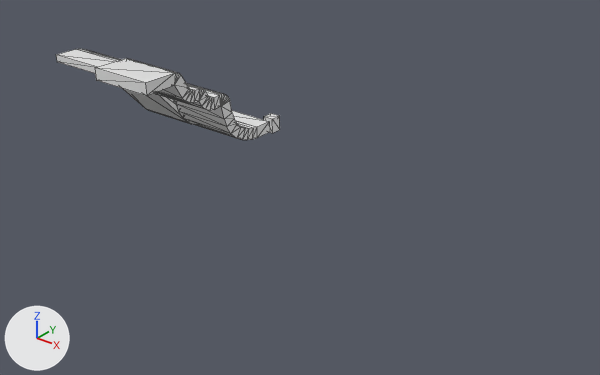
An edit to the glTF model Editor/IKRig/LevelModel/CurvedRamps_UniRamp.glb, drawn before and after from the same camera.
Both versions are drawn from a camera (50 mm lens) standing at (303.0, -367.0, 194.0) and looking at (55.0, -56.0, 1.0). Lighting does not change. The marker at lower left points along +X, +Y and +Z. The first picture is the older version. Mesh edges are drawn as thin lines. Where no turn or scale is listed for an object, it has been applied to the vertices.

Script lines for the objects in view, before the commit:
```python
me_plane_002 = bpy.data.meshes.new('Plane.002')
me_plane_002.from_pydata(...)  # 112 vertices, 220 faces; spans x -49.4..-9.4, y -51.2..44.1, z 0.7..57.8
me_plane_003 = bpy.data.meshes.new('Plane.003')
me_plane_003.from_pydata(...)  # 56 vertices, 108 faces; spans x -94.7..-54.7, y -43.0..44.0, z -0.2..54.5
ob_plane = bpy.data.objects.new('Plane', me_plane_002)
ob_plane.location = (0.0, -50.0, 0.0)
ob_plane_002 = bpy.data.objects.new('Plane.002', me_plane_003)
ob_plane_002.location = (0.0, -50.0, 0.0)
```
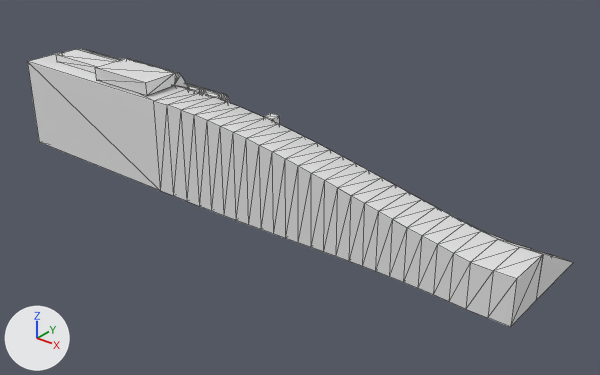
The edits, one by one:
Mesh me_plane_001 is new.
It has 162 vertices, 320 faces and spans x -206.0..100.0, y -28.0..38.0, z 0.0..50.0.
Object 'Plane.001' (ob_plane_001) is new; it shows me_plane_001.
Its location is (97.6, -75.3, 0.0).

Where the change shows, as pixel boxes [x1, y1, x2, y2] in the pictures (600 x 375 px):
'Plane.001', added
    after: [27, 52, 573, 327]
